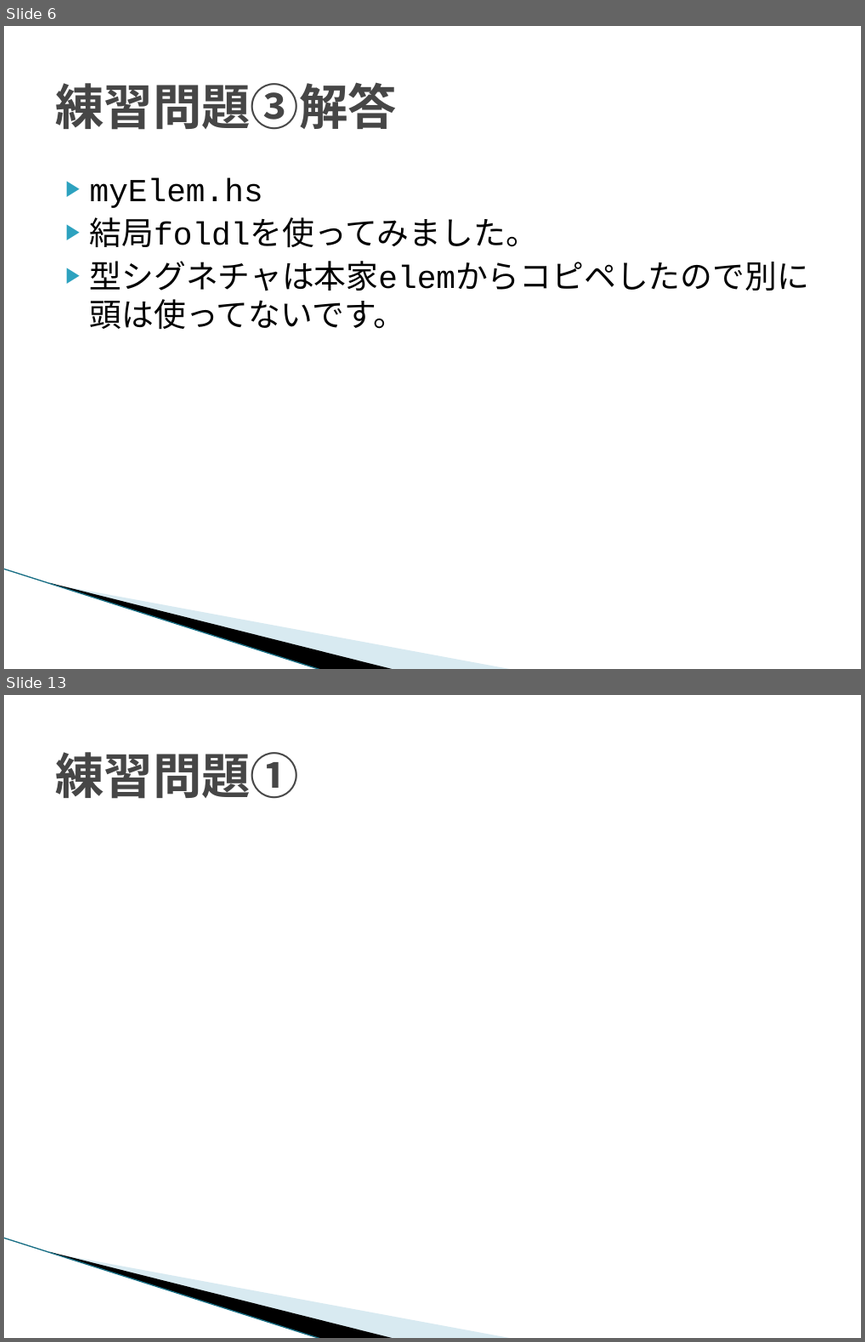
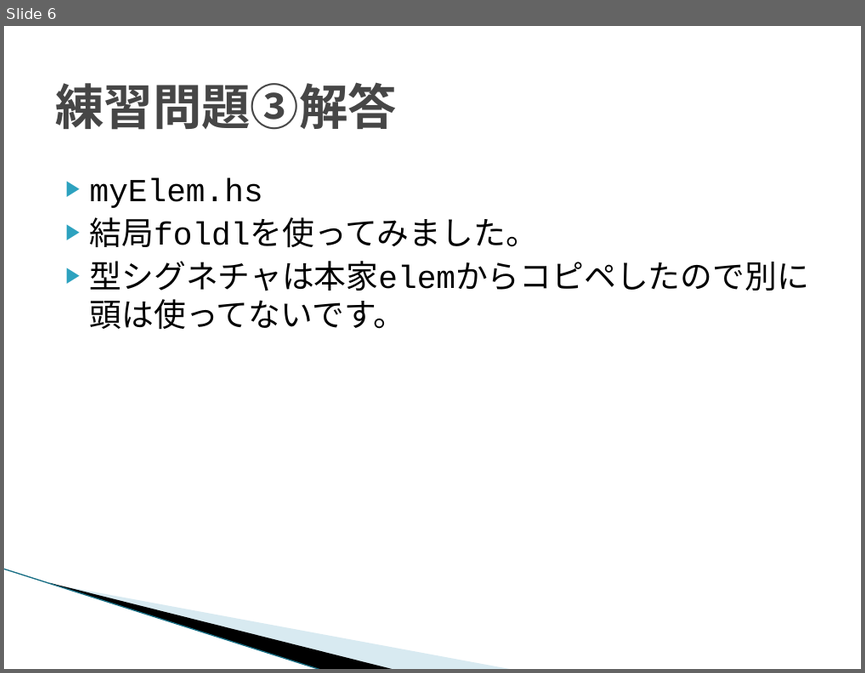
Before and after one commit to Hiroka0619/LYaHfGGreadingMIS, a slide deck: 201401/LYaHfGG5_hiroka.pptx. Shown one above the other, each under a label of ours: slides 6 and 13 before the commit, slide 6 after it; the slides between them are not shown. The pictures are 865x1342 and 865x673 pixels, drawn with LibreOffice and Linux fonts; fonts in the diff are those of the drawing; background and template pictures are left out. Boxes give left, top, right and bottom in pixels: in the first picture for what was removed or moved away, otherwise in the second. Text is boxed around its words. In the diff, an @@ line names an element or a change of style, - is before the commit and + after.

```diff
--- a/201401/LYaHfGG5_hiroka.pptx
+++ b/201401/LYaHfGG5_hiroka.pptx
@@ slide 13 removed at (4,695,861,1338), background #FFFFFF; not listed: 3 template elements that a slide beside it also shows @@
@@ title removed at (55,752,299,799) @@
-練習問題①
```
Also in this commit, not shown: 2 slides changed, 7 other slides removed, 1 other file.
